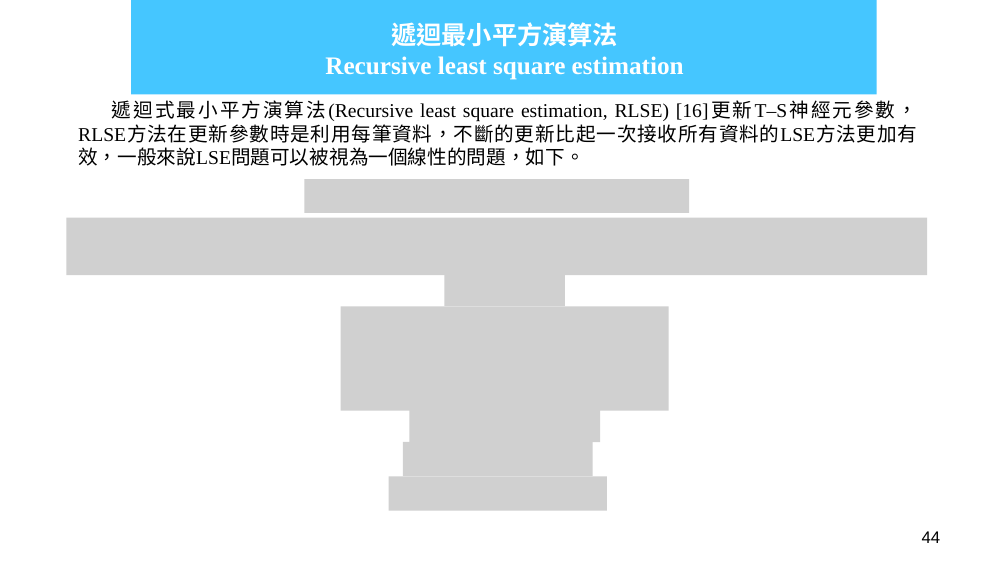
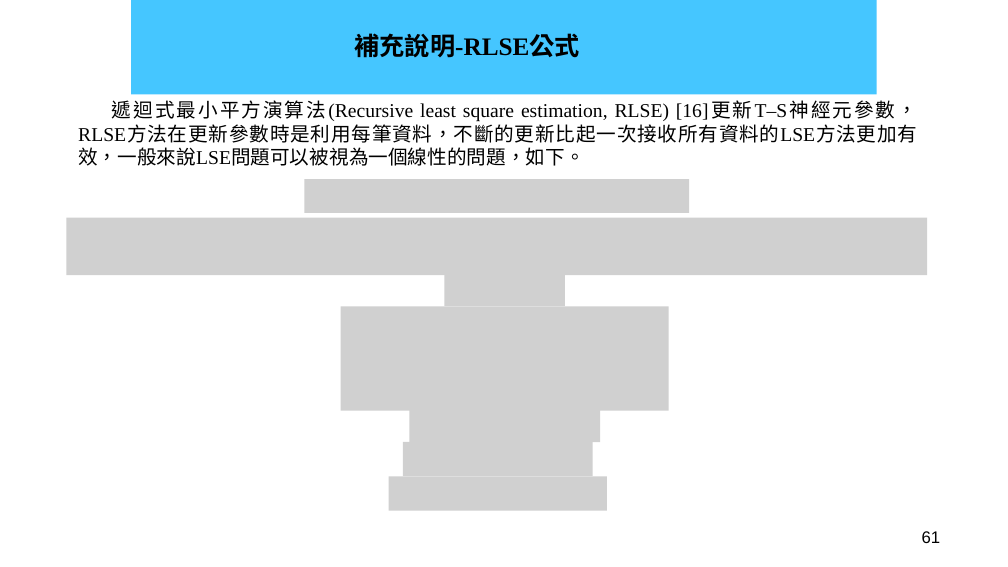
Before and after one commit to add11013/AI, a slide deck: slide 61 of Master Dissertation/碩士論文.pptx (slide 44 before the commit). Drawn at 1008x567 pixels with LibreOffice and Linux fonts; fonts in the diff are those of the drawing; grey boxes stand for pictures; background and template pictures are left out. Boxes give left, top, right and bottom in pixels: in the first picture for what was removed or moved away, otherwise in the second. Text is boxed around its words. In the diff, an @@ line names an element or a change of style, - is before the commit and + after.

```diff
--- a/Master Dissertation/碩士論文.pptx
+++ b/Master Dissertation/碩士論文.pptx
@@ title removed at (325,22,684,80) @@
-遞迴最小平方演算法
-Recursive least square estimation
@@ text added at (354,33,579,58), 18 pt, text #000000, bold @@
+補充說明-RLSE公式
@@ page number at (922,531,941,543): text changed @@
-44
+61
```
Also in this commit, not shown: 17 other slides changed, 29 slides added, 7 other files.
